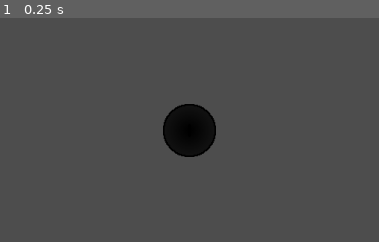
Above: before the commit, frame 1.
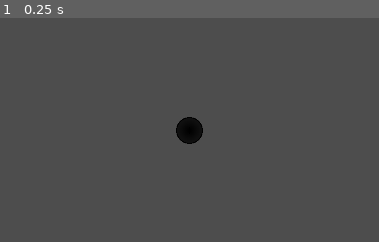
Above: after the commit, the same moment.

Repository: GitForGood/interference
Game: Godot game, scene res://world.tscn
The game is run twice, just before and just after one commit, with the same random seed, the same clock (stepped at 60 frames per second) and the same inputs.
Inputs:
- Up to frame 1 (0.25 s): no input
The pictures show only the part of the screen within x 25-75%, y 25-75%; the shares and areas given below are measured in that part.

The runs differ from the first frame. In frame 1, 2.0% of the frame differs, in the area x 43-57%, y 38-63%.

Commit message:
launched on desktop

Diff:
--- a/consumable_component.gd
+++ b/consumable_component.gd
@@ -9,7 +9,7 @@
 signal insufficient_consumables(required_item, required_amount, recieved_item, recieved_amount)
 
 func consume(inventory: Inventory):
-	if inventory
+	pass
 
 # Called when the node enters the scene tree for the first time.
 func _ready():
--- a/inventory/Inventory.gd
+++ b/inventory/Inventory.gd
@@ -1,6 +1,7 @@
 extends Resource
 class_name Inventory
 
+signal update
 
 @export var width: int = 1
 @export var height: int = 1
@@ -16,6 +17,7 @@
 		var slot = item_slots[coordinate_to_index(point)]
 		slot.item = item
 		slot.head = origin - point
+	update.emit()
 
 func first_valid_insert_index(item: InventoryItem) -> int:
 	for index in item_slots.size():
--- a/inventory/Inventory_UI.gd
+++ b/inventory/Inventory_UI.gd
@@ -6,6 +6,7 @@
 var is_open: bool = false
 
 func _ready():
+	inventory.update.connect(update_slots)
 	update_slots()
 	close()
 
--- a/inventory/Inventory_UI.tscn
+++ b/inventory/Inventory_UI.tscn
@@ -243,7 +243,6 @@
 
 [node name="InventoryItemDisplay" parent="NinePatchRect/Control" instance=ExtResource("4_1imxg")]
 layout_mode = 1
-anchors_preset = 1
 offset_left = -32.0
 offset_right = 0.0
 offset_bottom = 32.0
--- a/inventory/Inventory_item.gd
+++ b/inventory/Inventory_item.gd
@@ -5,6 +5,4 @@
 @export var texture: Texture2D
 @export var vertical_slots: int = 1
 @export var horizontal_slots: int = 1
-@export var amount = 1
-@export var max_amount = 1
 @export var flipped: bool = false
--- a/inventory/Inventory_item_display.tscn
+++ b/inventory/Inventory_item_display.tscn
@@ -2,7 +2,7 @@
 
 [node name="InventoryItemDisplay" type="Panel"]
 custom_minimum_size = Vector2(256, 512)
-anchors_preset = -1
+anchors_preset = 1
 anchor_left = 1.0
 anchor_right = 1.0
 offset_left = -2176.0
--- /dev/null
+++ b/inventory/inventory_container.gd
@@ -0,0 +1,4 @@
+extends InventoryItem
+@export var inventory: Inventory
+@export var item_type: InventoryItem
+@export var amount: int
--- a/player.gd
+++ b/player.gd
@@ -89,3 +89,6 @@
 	state_input_handler()
 	move_and_slide()
 	pass
+
+func collect(item: InventoryItem):
+	inventory.insert(item)
--- a/world.tscn
+++ b/world.tscn
@@ -10,4 +10,3 @@
 inventory = ExtResource("2_0flsa")
 
 [node name="Camera2D" type="Camera2D" parent="Player"]
-zoom = Vector2(2, 2)
